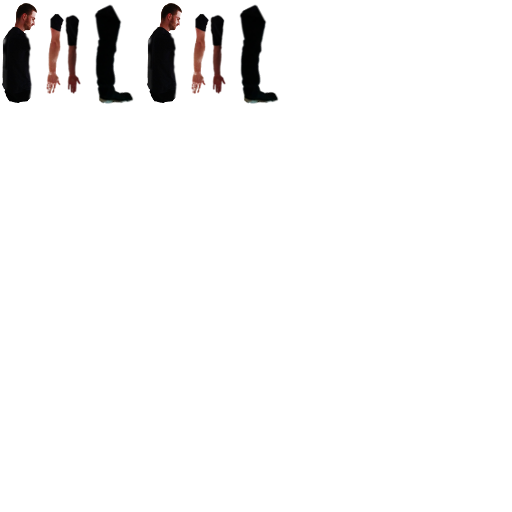
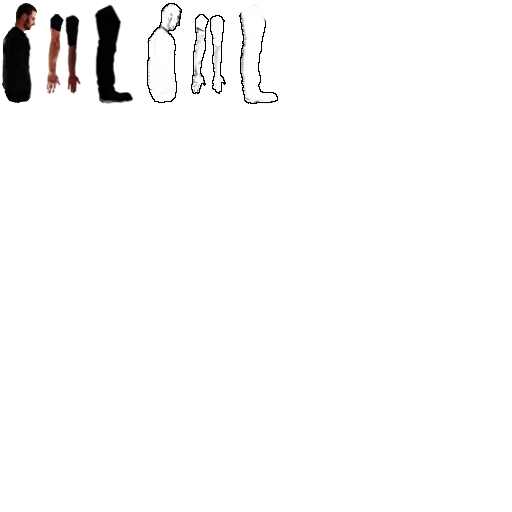
Layers edited between the first and the second 512 x 512 image:
painted on "actual_character" over [2, 3, 132, 104]
painted on "book_character" over [147, 3, 279, 104]
